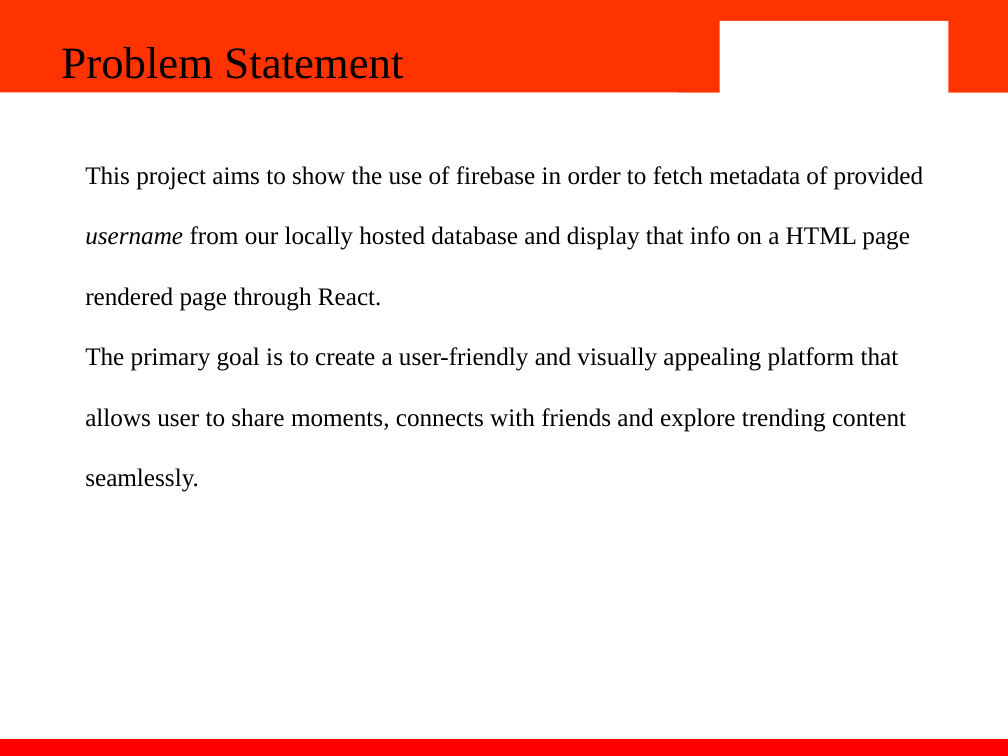
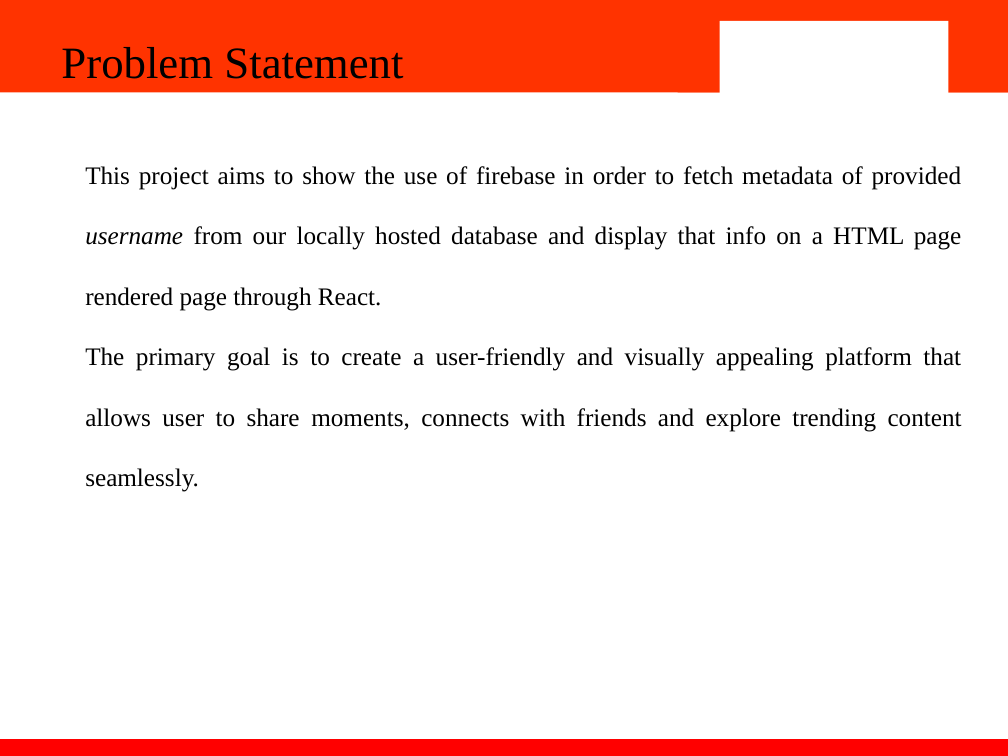
Before and after one commit to CosmosElement77/React-Insta-Clone, a slide deck: slide 4 of Insta clone.pptx. Drawn at 1008x756 pixels with LibreOffice and Linux fonts; fonts in the diff are those of the drawing; background and template pictures are left out. Boxes give left, top, right and bottom in pixels: in the first picture for what was removed or moved away, otherwise in the second. Text is boxed around its words. In the diff, an @@ line names an element or a change of style, - is before the commit and + after.

```diff
--- a/Insta clone.pptx
+++ b/Insta clone.pptx
@@ text "This project aims to show ..." at box(85, 166, 962, 492): alignment left to justified @@
```
Also in this commit, not shown: 4 other slides changed, 3 slides added, 1 other file.
